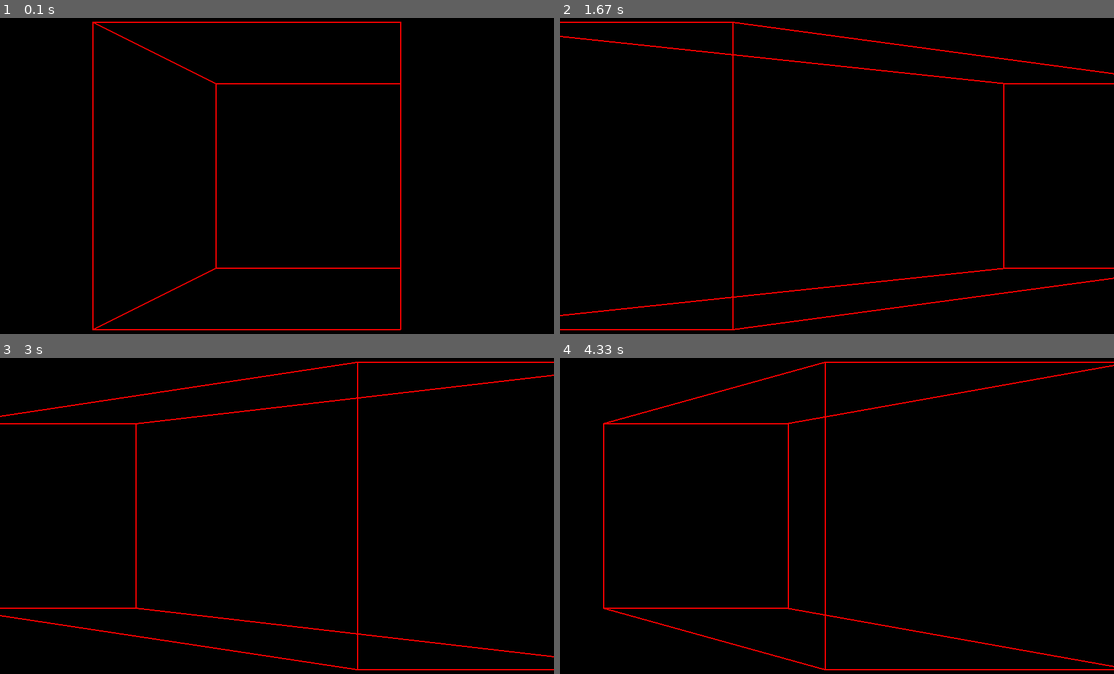
Above: before the commit, frames 1-4 (two rows, left to right).
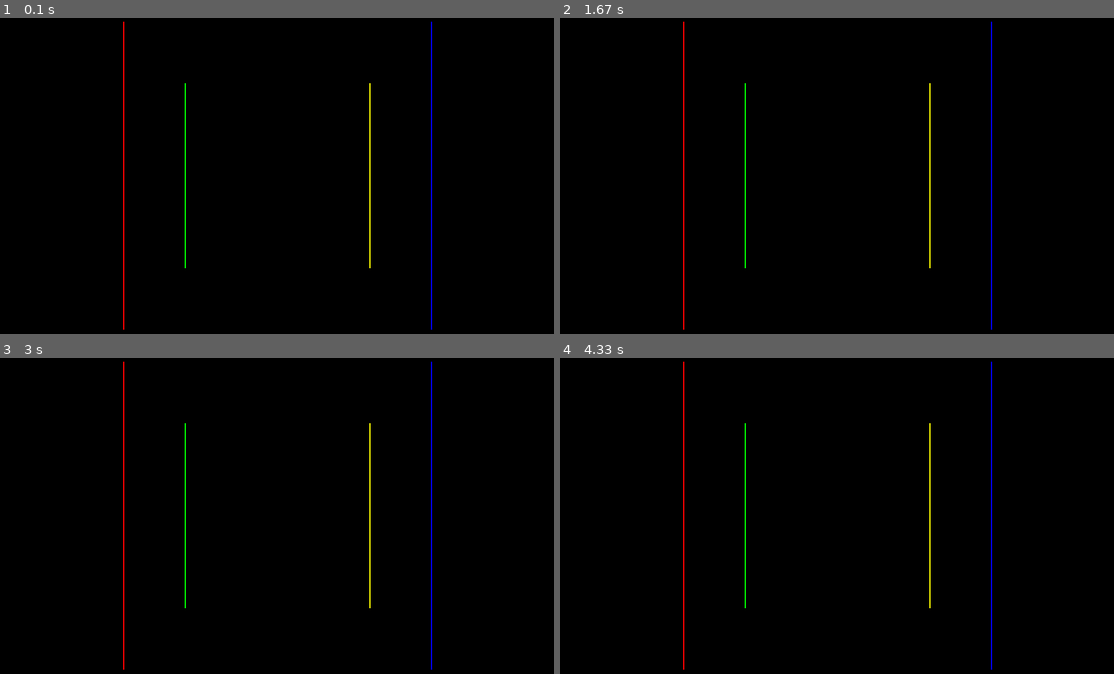
Above: after the commit, the same moments.

Repository: KucherMucher/POO11
Game: pygame game, started from pygame_1/3dtest.py
The game is run twice, just before and just after one commit, with the same random seed, the same clock (stepped at 60 frames per second) and the same inputs.
Inputs:
- Up to frame 1 (0.1 s): no input
- Up to frame 2 (1.67 s): no input
- Up to frame 3 (3 s): no input
- Up to frame 4 (4.33 s): no input

The runs differ from the first frame. In frame 1, 2.1% of the frame differs, in the area x 16-78%, y 1-99%; in frame 2, 2.6%; in frame 3, 2.6%; in frame 4, 2.6%, in the area x 7-100%, y 1-99%.

Commit message:
progress on 3dtest (testing new stuff)

Diff:
--- a/pygame_1/3dtest.py
+++ b/pygame_1/3dtest.py
@@ -5,6 +5,9 @@
 screen = pygame.display.set_mode((900, 900))
 
 red = (255, 0, 0)
+blue = (0, 0, 255)
+green = (0, 255, 0)
+yellow = (255, 255, 0)
 
 p1 = [200, 200]
 p2 = [200, 700]
@@ -16,12 +19,19 @@
 p7 = [600, 300]
 p8 = [600, 600]
 
+line1 = [p1, p2]
+line2 = [p5, p6]
+line3 = [p7, p8]
+line4 = [p3, p4]
+
 border = (0, 900)
 
-direction = "left"
+direction = "left" #/"right"
+density = "outside" #/"inside"
 
 fps= pygame.time.Clock()
 
+#x
 def rotate(p1, p2, p3, p4, p5, p6, p7, p8):
     global direction
      #True - left, false - right
@@ -30,20 +40,17 @@
         if p3[0]==0:
             direction="right"
         else:
-            goLeft(p1, p2, p3, p4, p5, p6, p7, p8)
+            goLeft_x(p1, p2, p3, p4, p5, p6, p7, p8)
             print(direction)
 
     elif direction=="right":
         if p1[0]==900:
             direction="left"
         else:
-            goRight(p1, p2, p3, p4, p5, p6, p7, p8)
+            goRight_x(p1, p2, p3, p4, p5, p6, p7, p8)
             print(direction)
 
-
-
-
-def goLeft(p1, p2, p3, p4, p5, p6, p7, p8):
+def goLeft_x(p1, p2, p3, p4, p5, p6, p7, p8):
     print(p3)
     p1[0]-=10
     p2[0]-=10
@@ -55,7 +62,7 @@
     p7[0]+=10
     p8[0]+=10
 
-def goRight(p1, p2, p3, p4, p5, p6, p7, p8):
+def goRight_x(p1, p2, p3, p4, p5, p6, p7, p8):
     print(p1)
     p1[0]+=10
     p2[0]+=10
@@ -67,6 +74,17 @@
     p7[0]-=10
     p8[0]-=10
 
+#y
+
+def submerge(p1, p2, p3, p4, p5, p6, p7, p8):
+    print("submerged left")
+
+#ideia - change positions of each line (make each line a variable), and then add transitions. for example:
+# line 1 - xy
+# line 2 - -x-y
+# line 3 - -2x-2y
+# line 4 - -2x-2y
+
 
 running = True
 while running:
@@ -75,27 +93,27 @@
             running = False
 
 
-    pygame.draw.line(screen, red, p1, p2, 2)
-    pygame.draw.line(screen, red, p1, p3, 2)
-    pygame.draw.line(screen, red, p2, p4, 2)
-    pygame.draw.line(screen, red, p3, p4, 2)
+    pygame.draw.line(screen, red, line1[0], line1[1], 2)
+    #pygame.draw.line(screen, red, p1, p3, 2)
+    #pygame.draw.line(screen, red, p2, p4, 2)
+    pygame.draw.line(screen, blue, line4[0], line4[1], 2)
 
     #pygame.draw.line(screen, red, p1, p4, 2)
     #pygame.draw.line(screen, red, p2, p3, 2)
 
-    pygame.draw.line(screen, red, p5, p6, 2)
-    pygame.draw.line(screen, red, p5, p7, 2)
-    pygame.draw.line(screen, red, p6, p8, 2)
-    pygame.draw.line(screen, red, p7, p8, 2)
+    pygame.draw.line(screen, green, line2[0], line2[1], 2)
+    #pygame.draw.line(screen, red, p5, p7, 2)
+    #pygame.draw.line(screen, red, p6, p8, 2)
+    pygame.draw.line(screen, yellow, line3[0], line3[1], 2)
 
 
-    pygame.draw.line(screen, red, p1, p5, 2)
-    pygame.draw.line(screen, red, p2, p6, 2)
-    pygame.draw.line(screen, red, p3, p7, 2)
-    pygame.draw.line(screen, red, p4, p8, 2)
+    #pygame.draw.line(screen, red, p1, p5, 2)
+    #pygame.draw.line(screen, red, p2, p6, 2)
+    #pygame.draw.line(screen, red, p3, p7, 2)
+    #pygame.draw.line(screen, red, p4, p8, 2)
 
     pygame.display.update()
     fps.tick(60)
 
-    rotate(p1, p2, p3, p4, p5, p6, p7, p8)
+    #rotate_x(p1, p2, p3, p4, p5, p6, p7, p8)
     screen.fill((0,0,0))
